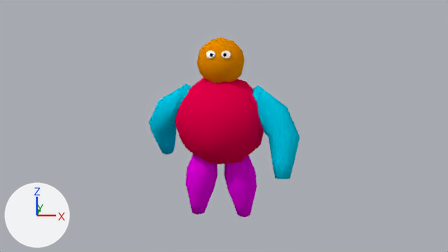
Renders of the Blender file samples/bigboi_rigged.blend from each side of a commit.
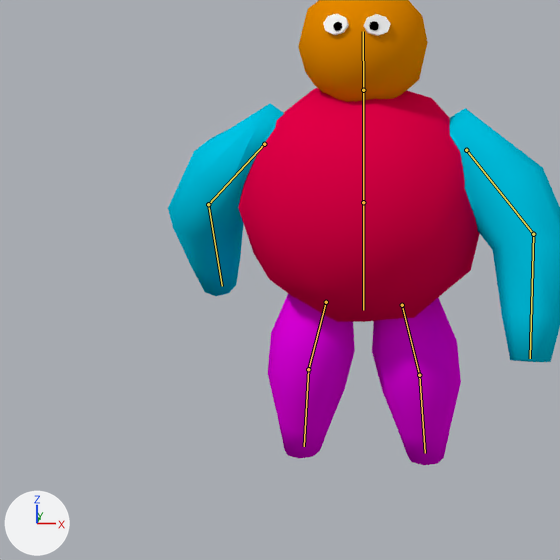
Old and new are each drawn from the file's camera 'Camera' and again close up on the part from 19% to 66% of the width and 18% to 100% of the height. Every picture has the same lights, and +X, +Y and +Z are marked at lower left. Both versions are drawn at frame 3 of the action 'ArmatureAction'; the numbers are the values there. The bones that bend it are drawn over the model as lines in the close-ups.
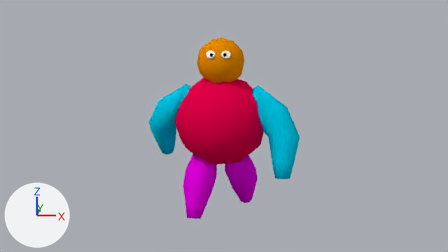
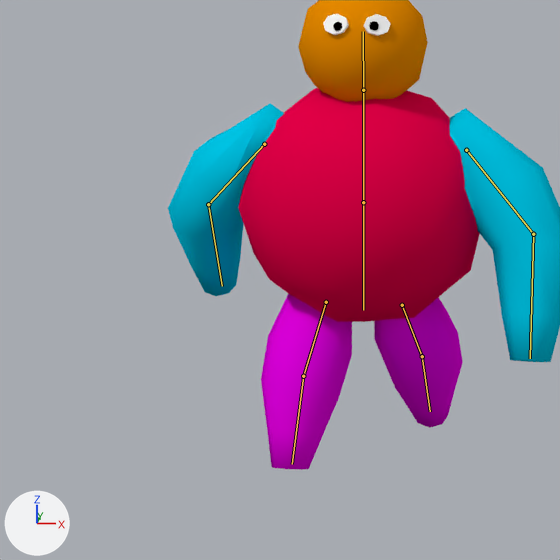
Boxes [x1, y1, x2, y2] around the edits, measured in the close-ups (560 x 560 px):
'Cube', posed: before [168, 0, 560, 465]; after [168, 0, 560, 470]
bone 'thigh.l', root to tip: before (402, 305) to (419, 375); after (402, 305) to (422, 356)
bone 'thigh.r', root to tip: before (326, 302) to (308, 369); after (326, 302) to (303, 376)

The change, as a list of edits to the scene's bpy script:
```text
Change bone_thigh_l:
    where bone_thigh_l = bpy.data.objects['Armature'].pose.bones['thigh.l']
    bone_thigh_l.rotation_quaternion: (1.0, 0.0, 0.0, 0.0) -> (0.976, 0.0, 0.052, 0.21)  # degrees (0, 0, 0) -> degrees (1, 6, 24)
Change bone_thigh_r:
    where bone_thigh_r = bpy.data.objects['Armature'].pose.bones['thigh.r']
    bone_thigh_r.rotation_quaternion: (1.0, 0.0, 0.0, 0.0) -> (0.976, 0.0, 0.052, -0.21)  # degrees (0, 0, 0) -> degrees (-1, 6, -24)
```
